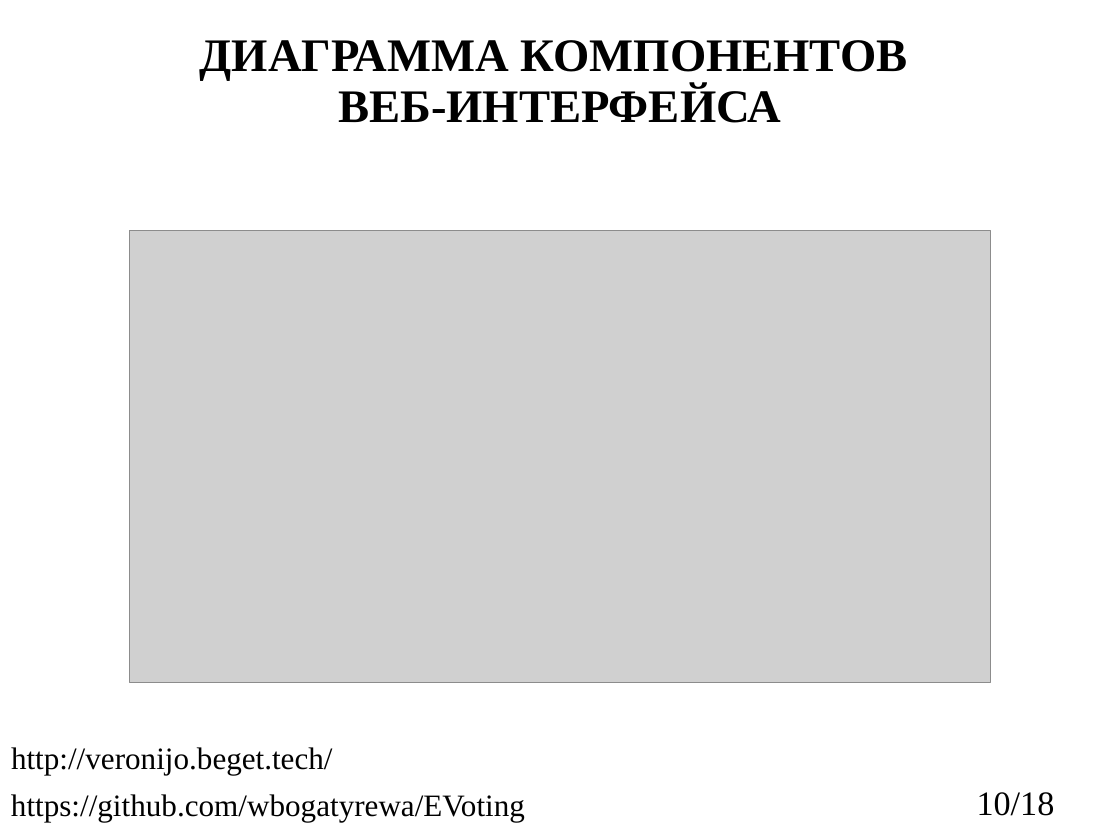
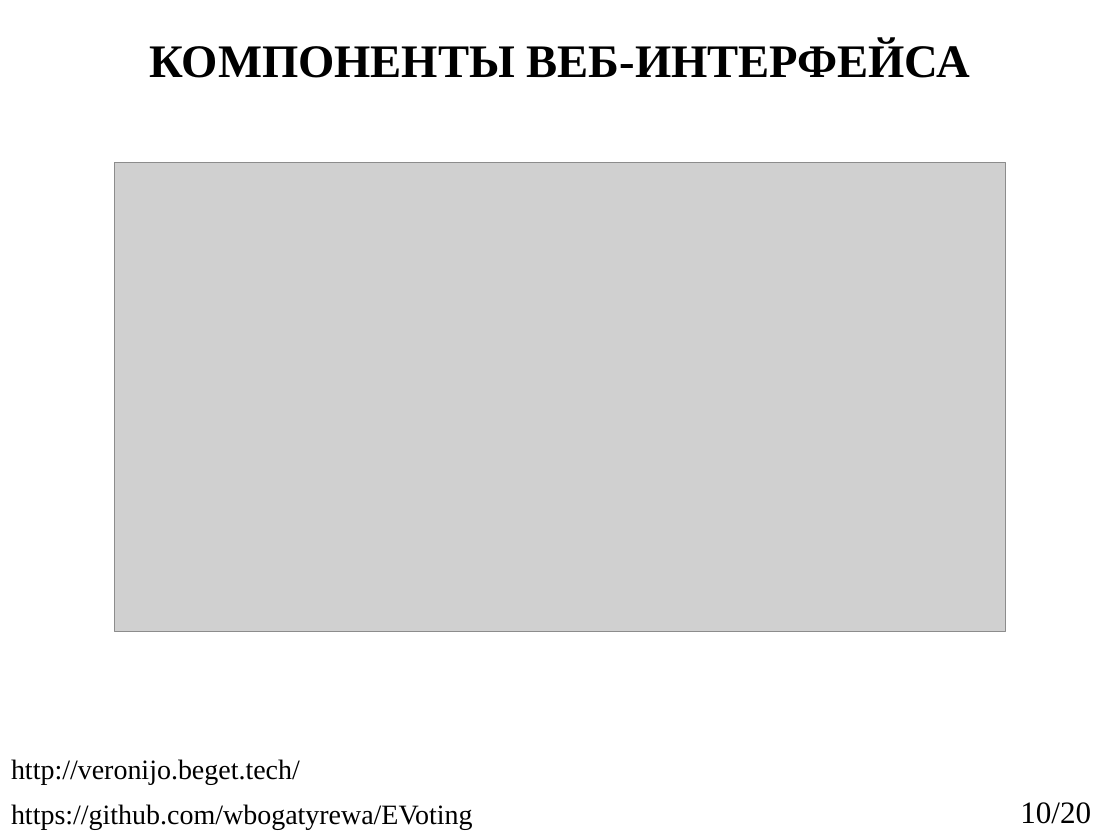
Before and after one commit to wbogatyrewa/EVoting, a slide deck: slide 10 of reports/2023_403_БогатыреваВО_slides.pptx. Drawn at 1120x840 pixels with LibreOffice and Linux fonts; fonts in the diff are those of the drawing; grey boxes stand for pictures. Boxes give left, top, right and bottom in pixels: in the first picture for what was removed or moved away, otherwise in the second. Text is boxed around its words. In the diff, an @@ line names an element or a change of style, - is before the commit and + after.

```diff
--- a/reports/2023_403_БогатыреваВО_slides.pptx
+++ b/reports/2023_403_БогатыреваВО_slides.pptx
@@ title at [149,41,970,78]: text changed @@
-ДИАГРАММА КОМПОНЕНТОВ
-ВЕБ-ИНТЕРФЕЙСА
+КОМПОНЕНТЫ ВЕБ-ИНТЕРФЕЙСА
@@ picture: place and size @@
-picture at [130,231,991,683]
+picture at [114,162,1006,632]
@@ text "http://veronijo.beget.tech/": place and size @@
-text "http://veronijo.beget.tech/" at [11,747,333,775]
+text "http://veronijo.beget.tech/" at [11,759,300,784]
@@ text "http://veronijo.beget.tech/" at [11,759,300,784]: size 20 to 18 pt @@
@@ text "https://github.com/wbogatyrewa/EVoting" at [11,804,473,829]: size 20 to 18 pt @@
@@ text "https://github.com/wbogatyrewa/EVoting": place and size @@
-text "https://github.com/wbogatyrewa/EVoting" at [11,794,525,821]
+text "https://github.com/wbogatyrewa/EVoting" at [11,804,473,829]
@@ text at [1020,802,1091,824]: text changed; size 22 to 20 pt @@
-10/18
+10/20
```
Also in this commit, not shown: 15 other slides changed, 3 slides added, 1 slide removed, 2 other files.
